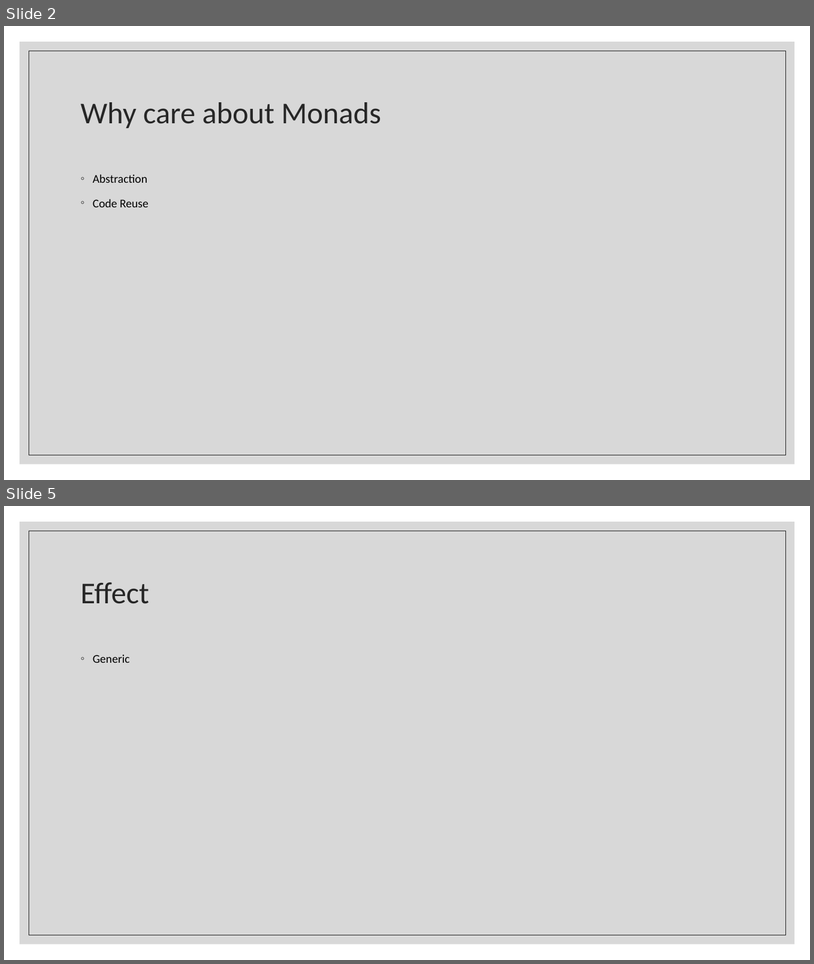
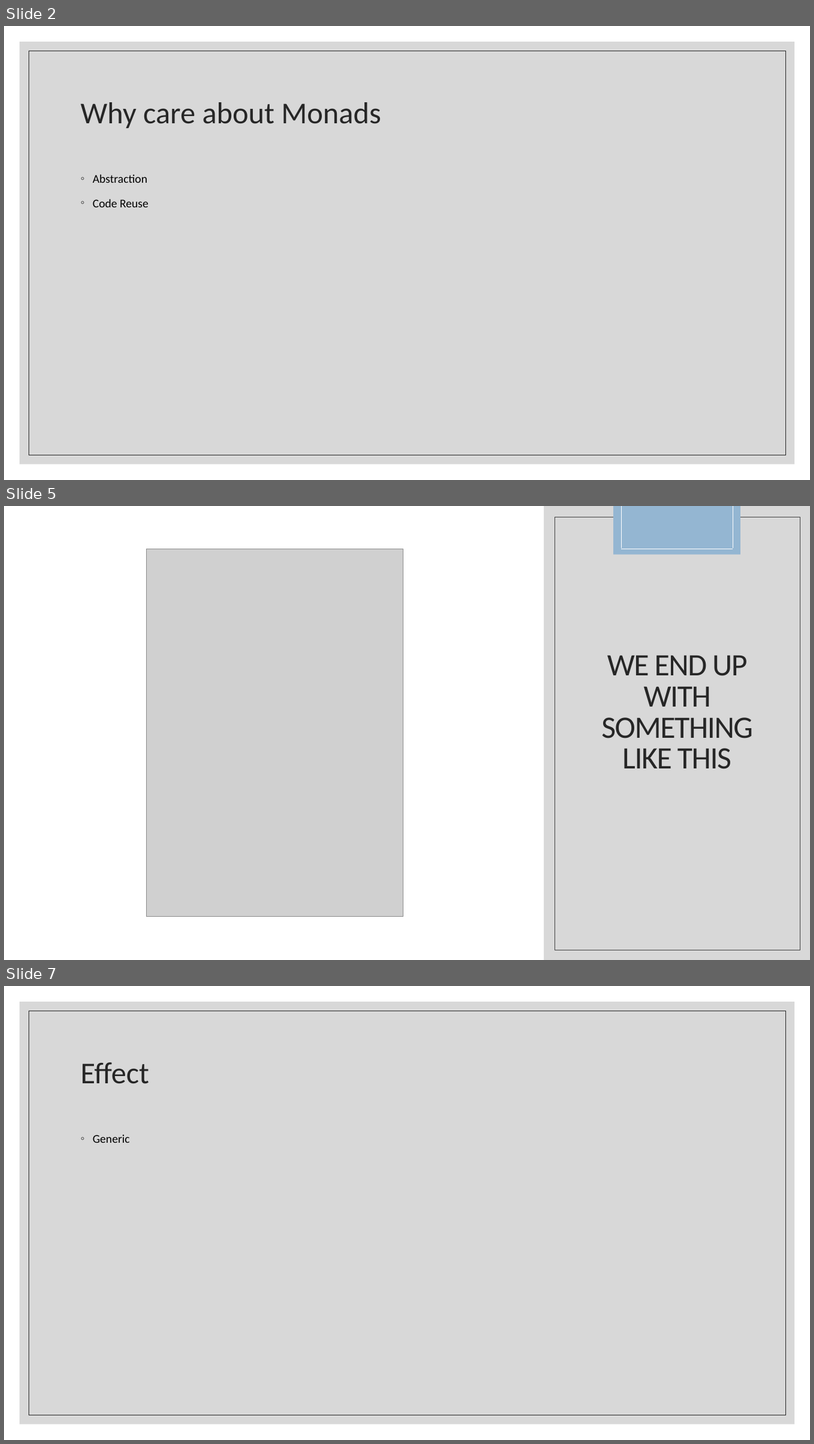
Before and after one commit to kemiller2002/monad-talk, a slide deck: presentation/monads.pptx. Shown one above the other, each under a label of ours: slides 2 and 5 before the commit, slides 2, 5 and 7 after it; the slides between them are not shown. The pictures are 814x964 and 814x1444 pixels, drawn with LibreOffice and Linux fonts; fonts in the diff are those of the drawing; grey boxes stand for pictures. Boxes give left, top, right and bottom in pixels: in the first picture for what was removed or moved away, otherwise in the second. Text is boxed around its words. In the diff, an @@ line names an element or a change of style, - is before the commit and + after.

```diff
--- a/presentation/monads.pptx
+++ b/presentation/monads.pptx
@@ slide 5 added at (x1=4, y1=506, x2=810, y2=960), background #FFFFFF @@
@@ rectangle added at (x1=4, y1=506, x2=810, y2=960), fill #FFFFFF @@
@@ rectangle added at (x1=4, y1=506, x2=810, y2=960), fill #BFBFBF at 60% opacity @@
@@ rectangle added at (x1=4, y1=506, x2=544, y2=960), fill #FFFFFF @@
@@ rectangle added at (x1=555, y1=517, x2=801, y2=949), outline #404040 0.5 pt @@
@@ rectangle added at (x1=614, y1=506, x2=741, y2=555), fill #94B6D2 @@
@@ line added from (621, 506) to (621, 549), #FFFFFF 0.5 pt @@
@@ line added from (734, 506) to (734, 549), #FFFFFF 0.5 pt @@
@@ picture added at (x1=147, y1=549, x2=403, y2=917) @@
@@ line added from (621, 549) to (734, 549), #FFFFFF 0.5 pt @@
@@ rectangle added at (x1=90, y1=590, x2=724, y2=875), fill #FFFFFF @@
@@ title added at (x1=602, y1=655, x2=753, y2=769), 37 pt, text #262626 @@
+WE END UP WITH SOMETHING LIKE THIS
@@ what was slide 5 is now slide 7 @@
```
Also in this commit, not shown: 2 slides changed, 1 other slide added, 1 other file.
